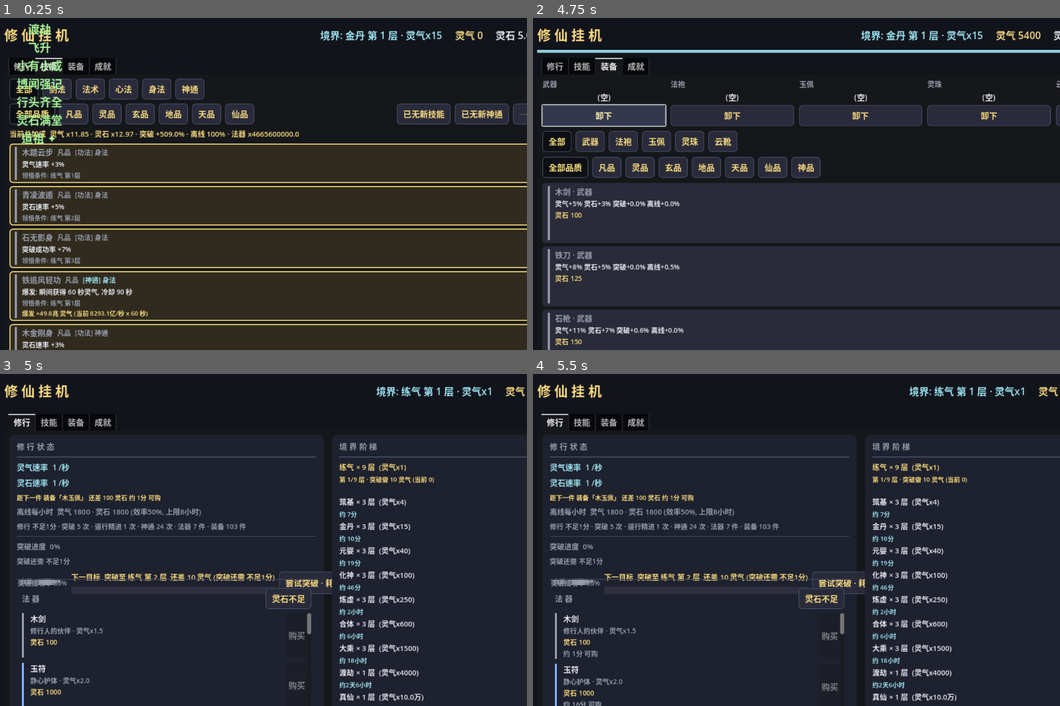
Above: before the commit, frames 1-4 (two rows, left to right).
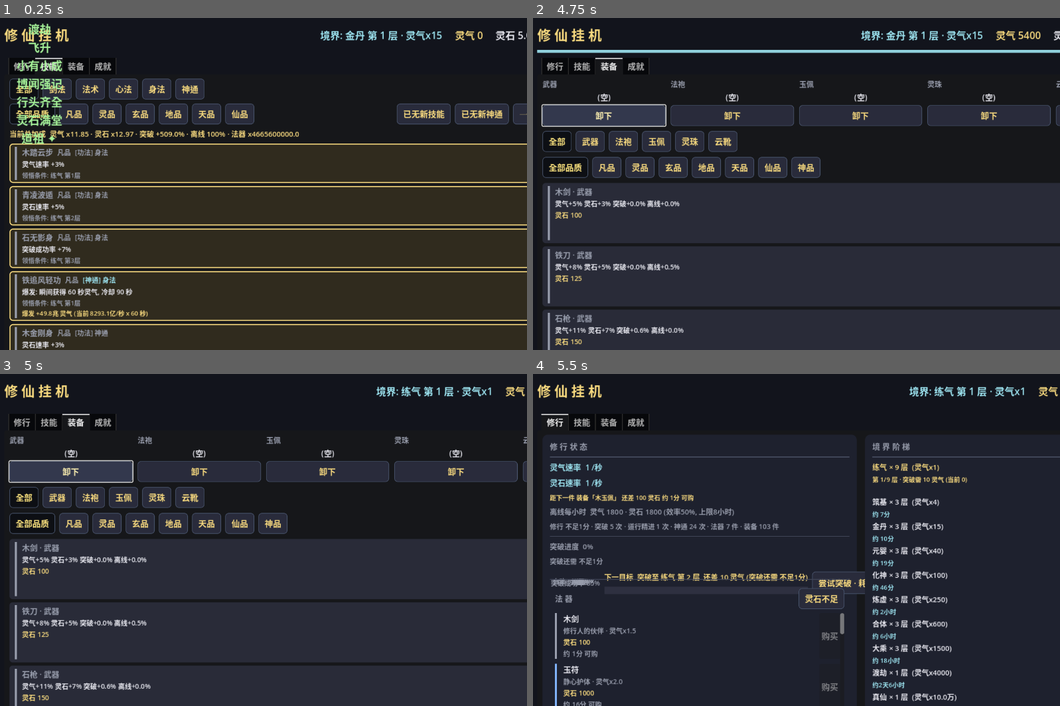
Above: after the commit, the same moments.

Repository: playerss/xiuxian-idle-godot
Game: Godot game, scene res://scenes/ui_test.tscn
Two runs of this game, one before a commit and one after it. Both use one fixed random seed, a clock stepped at 60 frames per second and the inputs below. This scene is started directly instead of the project's main scene.
Inputs (mouse positions are in pixels of both pictures, inside the frame that each line leads up to):
- Up to frame 1 (0.25 s): no input
- Up to frame 2 (4.75 s): click (859, 51) at 0.5 s; click "尝试突破 · 耗 90 灵气 (成功率99%)" at 1.25 s; click "尝试突破 · 耗 10 灵气 (成功率85%)" at 2 s; click "自动突破: 开" at 2.75 s; click "自动购置: 关" at 3.5 s; click "卸下" at 4.25 s
- Up to frame 3 (5 s): no input
- Up to frame 4 (5.5 s): click (986, 583) at 5 s, where only the run before the commit has a clickable "自动突破: 关"

Frames 1-2 are identical in both runs. In frame 3, 13% of the frame differs, in the area x 1-100%, y 12-100%; in frame 4, nothing differs.

Commit message:
feat(打磨-83): 顶栏 挂机时长 悬停 离线收益 预估 tooltip — 顶栏 ⏳ 挂机时长 标签 tooltip 此前 只有 静态 口径 说明 (在线 累计 不含 离线), 挂机 扫视 顶栏 看到 时长 却 不知 离线 一段 能 攒 多少 (修行页 离线每小时 行 需 切 修行页 才见, 打磨-13 只 给 每小时 一档); 标签 tooltip 由 静态 口径 说明 升级 为 动态 离线 收益 预估: 离线 1h/4h/8h(上限) 三档 主资源+灵石 数值 一览 (复用 offline_gain/offline_rate 口径: 基础 50%+功法/装备 加成, 上限 8 小时, 飞升后 主资源=道行), 随 速率/功法装备/飞升 变化 才 刷 (挂机 恒定 无 每帧 重建), 纯 展示 无 存档/统计 副作用; GameData.offline_preview_tip() 只读 接口 (复用 offline_gain/offline_rate/fmt, 只读 不 改 状态/存档/统计), main.gd _play_label tooltip 构建 静态 说明 → _refresh 内 offline_preview_tip 变化 才 刷 (_play_tip 缓存, 同 打磨-77 文本 节流 路径); selftest +15 项=1002, ui_test +15 项=1788 (顺带 打磨-77 既有 静态 tooltip 断言 改 动态 段); stress 613 + 主场景冒烟 0 报错回归全过; PROJECT_PLAN 勾选 打磨-83 新增 打磨-84 候选, README 补 1002/1788 项+玩法说明

Diff:
--- a/scripts/game_data.gd
+++ b/scripts/game_data.gd
@@ -324,6 +324,24 @@
 	if r <= 0.0:
 		return ""
 	return "+%s/秒" % fmt(r)
+
+# 打磨-83: 顶栏 挂机时长 悬停 离线收益 预估 tooltip (只读, 复用 offline_gain/offline_rate 口径;
+# 玩家 悬停 顶栏 ⏳ 挂机时长 即知 离线 X 小时 可攒 多少 主资源/灵石, 不 切 修行页;
+# 口径: 基础 效率 50% + 功法/装备 加成, 上限 8 小时, 飞升后 主资源=道行; 纯 文本 无 副作用)
+func offline_preview_tip() -> String:
+	var r: float = offline_rate()
+	var res_name: String = "道行" if ascended else "灵气"
+	var h1 := offline_gain(3600.0)
+	var h4 := offline_gain(4.0 * 3600.0)
+	var h8 := offline_gain(8.0 * 3600.0)
+	return ("离线收益 预估 (%s, 基础 %0.0f%% + 功法/装备 加成, 上限 8 小时):\n"
+		+ "· 离线 1 小时 ≈ %s · 灵石 %s\n"
+		+ "· 离线 4 小时 ≈ %s · 灵石 %s\n"
+		+ "· 离线 8 小时 (上限) ≈ %s · 灵石 %s") % [
+		res_name, r * 100.0,
+		fmt(float(h1["qi"])), fmt(float(h1["stone"])),
+		fmt(float(h4["qi"])), fmt(float(h4["stone"])),
+		fmt(float(h8["qi"])), fmt(float(h8["stone"]))]
 
 # 统计时长格式 (日/小时/分)
 func fmt_stats_time(sec: float) -> String:
--- a/scripts/main.gd
+++ b/scripts/main.gd
@@ -34,6 +34,7 @@
 var _stats_text := ""          # 统计文本缓存 (变化时才刷)
 var _play_label: Label         # 打磨-77: 顶栏 挂机时长 常显 ("⏳ X小时Y分", 随 play_sec 分钟档 变化 才刷)
 var _play_text := ""           # 打磨-77: 挂机时长 文本缓存 (变化才刷, 空串=隐藏)
+var _play_tip := ""            # 打磨-83: 挂机时长 悬停 离线收益 预估 tooltip 缓存 (变化才刷)
 var _rate_label: Label         # 打磨-78: 顶栏 主资源速率 常显 ("+X/秒", 未飞升=灵气 飞升后=道行, 文本变化 才刷)
 var _rate_text := ""           # 打磨-78: 主资源速率 文本缓存 (变化才刷, 空串=隐藏)
 var _sr_label: Label           # 打磨-79: 顶栏 灵石速率 常显 ("+X/秒", 与 修行页 灵石速率 行 同口径, 文本变化 才刷)
@@ -255,7 +256,7 @@
 	# 0 时长 隐藏 避免 空文本 占位; 与 修行页 修行统计 时长 同 口径 stats.play_sec)
 	_play_label = _label("", 13, DIM)
 	_play_label.visible = false
-	_play_label.tooltip_text = "本次 存档 累计 挂机 时长 (在线 累计, 不含 离线; 存档 持久化, 断点续挂 累加不重置)。与 修行页 修行统计 的 时长 同 口径。"
+	_play_label.tooltip_text = "本次 存档 累计 挂机 时长 (在线 累计, 不含 离线; 存档 持久化, 断点续挂 累加不重置)。与 修行页 修行统计 的 时长 同 口径。\n悬停 查看 离线 收益 预估 (随 速率/功法/装备/飞升 动态 刷新)"
 	top.add_child(_play_label)
 	# 打磨-78: 顶栏 主资源速率 常显 (灰色小字 "+X/秒", 主资源行 后: 未飞升=灵气/秒, 飞升后=道行/秒,
 	# 与 修行页 灵气速率 同 口径; 速率<=0 隐藏 避免 空文本 占位; 文本 变化 才刷 节流, 纯展示 无 副作用)
@@ -1464,6 +1465,11 @@
 		_play_text = pt_t
 		_play_label.text = pt_t
 		_play_label.visible = pt_t != ""
+	# 打磨-83: 挂机时长 悬停 离线收益 预估 tooltip (随 速率/功法装备/飞升 变化 才刷; 只读 无 副作用)
+	var pt_tip: String = g.offline_preview_tip()
+	if pt_tip != _play_tip:
+		_play_tip = pt_tip
+		_play_label.tooltip_text = pt_tip
 	# 打磨-78: 顶栏 主资源速率 常显 (未飞升=灵气/秒 飞升后=道行/秒, 文本 变化 才刷; 速率<=0 隐藏)
 	var rt_t: String = g.primary_rate_text()
 	if rt_t != _rate_text:
--- a/scripts/selftest.gd
+++ b/scripts/selftest.gd
@@ -3548,6 +3548,72 @@
 	check(g.next_goal_ratio() == g.next_goal_ratio(), "打磨-81 只读 连读 恒定")
 	check(g.stats == snap81 and g.essence == ess81 and g.stones == st81_s,
 		"打磨-81 只读 接口 无 资源/统计 副作用")
+	# ---------- 打磨-83: 顶栏 挂机时长 悬停 离线收益 预估 tooltip (只读 offline_preview_tip,
+	# 复用 offline_gain/offline_rate 口径; 随 速率/功法装备/飞升 动态; 纯 文本 无 副作用) ----------
+	var tip83_base: String = g.offline_preview_tip()
+	check(tip83_base.find("离线收益 预估") >= 0 and tip83_base.find("灵气") >= 0,
+		"打磨-83 基准 tooltip 含 离线收益 预估 + 主资源 灵气 (实际 %s)" % tip83_base.left(30))
+	check(tip83_base.find("离线 1 小时") >= 0 and tip83_base.find("离线 4 小时") >= 0
+			and tip83_base.find("离线 8 小时") >= 0 and tip83_base.find("上限") >= 0,
+		"打磨-83 三档 1h/4h/8h + 上限 齐全")
+	# 1h 数值 恒等: 与 offline_gain(3600) 一致 (未飞升 基准)
+	var h1b: Dictionary = g.offline_gain(3600.0)
+	check(tip83_base.find(g.fmt(float(h1b["qi"]))) >= 0
+			and tip83_base.find(g.fmt(float(h1b["stone"]))) >= 0,
+		"打磨-83 1h 数值=offline_gain(3600) 动态 恒等")
+	# 境界提升 速率 变化 → tooltip 数值 同步 (动态 恒等)
+	var realm83: int = g.realm_idx
+	g.realm_idx = 2
+	var tip83_r2: String = g.offline_preview_tip()
+	check(tip83_r2 != tip83_base, "打磨-83 境界2 tooltip 数值 变化 (动态)")
+	g.realm_idx = realm83
+	check(g.offline_preview_tip() == tip83_base, "打磨-83 恢复 境界 后 tooltip 复原")
+	# 学 offline_rate 功法 → 效率% 上升 (动态 恒等; 境界临时拉到 3 使 realm<=2 的
+	# offline_rate 被动 可学, 学后恢复 境界+清除 技能)
+	var skill83 := ""
+	for sid in g.skill_ids:
+		var sk: Dictionary = g.skill_by_id[sid]
+		if str(sk.get("type", "")) == "passive" and str(sk.get("effect", "")) == "offline_rate":
+			skill83 = sid
+			break
+	check(skill83 != "", "打磨-83 存在 offline_rate 被动 (实际 %s)" % skill83)
+	if skill83 != "":
+		g.learned.erase(skill83)  # 确保 基准 未含 本技能 (防 上轮 残留)
+		var rate83_before: float = g.offline_rate()
+		var realm83b: int = g.realm_idx
+		g.realm_idx = 3  # 拉高境界 使 offline_rate 被动 可学
+		g.learn_skill(skill83)
+		check(g.learned.has(skill83), "打磨-83 境界足够时 offline_rate 功法 学习 成功")
+		var tip83_rate: String = g.offline_preview_tip()
+		check(g.offline_rate() > rate83_before, "打磨-83 学 offline_rate 后 效率 上升 (实际 %s > %s)" % [str(g.offline_rate()), str(rate83_before)])
+		# tooltip 含 新 效率% (基础 X%) 且 数值 段 随之 变化
+		check(tip83_rate.find("基础 %d%%" % int(g.offline_rate() * 100.0)) >= 0,
+			"打磨-83 tooltip 含 新 效率%% (实际 %s)" % tip83_rate.left(40))
+		check(tip83_rate != tip83_base, "打磨-83 学功法 后 tooltip 与 基准 不同 (动态)")
+		g.learned.erase(skill83)
+		g.realm_idx = realm83b
+		check(g.offline_preview_tip() == tip83_base, "打磨-83 清除 功法+恢复 境界 后 tooltip 复原")
+	# 飞升 后 主资源 口径 = 道行
+	var asc83: bool = g.ascended
+	var dao83: float = g.dao
+	var daoLv83: int = g.dao_level
+	g.ascended = true
+	g.dao_level = 0
+	var tip83_asc: String = g.offline_preview_tip()
+	check(tip83_asc.find("道行") >= 0 and tip83_asc.find("灵气") < 0,
+		"打磨-83 飞升 后 tooltip 主资源=道行 (实际 %s)" % tip83_asc.left(30))
+	g.ascended = asc83
+	g.dao = dao83
+	g.dao_level = daoLv83
+	check(g.offline_preview_tip() == tip83_base, "打磨-83 恢复 飞升 态 后 tooltip 复原")
+	# 只读: 连读 恒定 + 接口 本身 不改 资源/统计/境界 (快照 对比)
+	var snap83: Dictionary = g.stats.duplicate(true)
+	var st83_s: float = g.stones
+	var es83_e: float = g.essence
+	var rl83: int = g.realm_idx
+	check(g.offline_preview_tip() == g.offline_preview_tip(), "打磨-83 只读 连读 恒定")
+	check(g.stats == snap83 and g.stones == st83_s and g.essence == es83_e and g.realm_idx == rl83,
+		"打磨-83 只读 接口 无 资源/统计/境界 副作用")
 	# ---------- 汇报 ----------
 	print("")
 	if _fail.is_empty():
--- a/scripts/ui_test.gd
+++ b/scripts/ui_test.gd
@@ -133,6 +133,7 @@
 	await _assert_onekey_badge()
 	await _assert_onekey_tip_detail()
 	await _assert_play_time_badge()
+	await _assert_play_time_tip()
 	_assert_primary_rate_badge()
 	_assert_stone_rate_badge()
 	await _assert_goalbar()
@@ -3050,8 +3051,9 @@
 			"打磨-77 标签 挂在 顶栏 (与 自动 徽标 同父; 实际 %s)" % str(pl.get_parent()))
 	check(pl.get_theme_color("font_color") == Color(0.6, 0.62, 0.68),
 			"打磨-77 标签 字色 灰色 (实际 %s)" % str(pl.get_theme_color("font_color")))
-	check(pl.tooltip_text.find("累计 挂机 时长") >= 0 and pl.tooltip_text.find("不含 离线") >= 0,
-			"打磨-77 标签 tooltip 含 口径 说明 (实际 %s)" % pl.tooltip_text.left(24))
+	# 打磨-83: tooltip 首帧 被 _refresh 替换为 离线收益 预估 (含 口径 说明 的 静态 文案 已 让位 动态 段)
+	check(pl.tooltip_text.find("离线收益 预估") >= 0,
+			"打磨-77 标签 tooltip 为 离线收益 预估 (打磨-83 动态 段; 实际 %s)" % pl.tooltip_text.left(24))
 	# 初始: play_sec=0 (前序 收尾 干净 基准) → 隐藏 + 文本空
 	check(pl.visible == false and str(pl.text) == "",
 			"打磨-77 初始 0 时长 隐藏 文本空 (实际 visible=%s text=%s)" % [str(pl.visible), str(pl.text)])
@@ -3086,7 +3088,88 @@
 	# 收尾: 干净 基准 (play_sec 0 隐藏)
 	check(float(g.stats.get("play_sec", 0.0)) == 0.0,
 		"打磨-77 收尾 play_sec 恢复 0 (实际 %s)" % str(g.stats.get("play_sec")))
+	# 收尾: 干净 基准 (play_sec 0 隐藏)
+	check(float(g.stats.get("play_sec", 0.0)) == 0.0,
+			"打磨-77 收尾 play_sec 恢复 0 (实际 %s)" % str(g.stats.get("play_sec")))
 	check(pl.visible == false, "打磨-77 收尾 0 时长 隐藏 稳定")
+	await get_tree().process_frame
+
+
+# 打磨-83: 顶栏 挂机时长 悬停 离线收益 预估 tooltip — 挂机时长 标签 tooltip 由 静态 口径 说明 升级为
+# 动态 离线 收益 预估 (复用 GameData.offline_preview_tip: 1h/4h/8h 三档 主资源/灵石 + 效率% + 上限 8h,
+# 随 速率/功法装备/飞升 变化 才刷; 纯 展示 无 副作用);
+# 断言 (手动驱动 确定性): tooltip 初始 含 口径 说明 + 离线收益 预估 段 + 三档/上限/效率%/主资源 灵气/
+# 同态 节流 无 资源/统计 副作用/境界 变化 tooltip 同步 动态 恒等/学 offline_rate 功法 效率% 变化/
+# 飞升 后 主资源=道行/恢复 复原/收尾 复原
+func _assert_play_time_tip() -> void:
+	var g := GameData
+	var pl: Label = ui._play_label
+	# tooltip 初始 (前序 收尾 干净 基准 未飞升): _refresh 已 替换 为 离线收益 预估 段
+	check(pl.tooltip_text.find("离线收益 预估") >= 0 and pl.tooltip_text.find("离线 1 小时") >= 0
+			and pl.tooltip_text.find("离线 4 小时") >= 0 and pl.tooltip_text.find("离线 8 小时") >= 0,
+			"打磨-83 tooltip 含 离线收益 预估 三档 1h/4h/8h")
+	check(pl.tooltip_text.find("上限") >= 0 and pl.tooltip_text.find("基础") >= 0,
+			"打磨-83 tooltip 含 上限 8 小时 + 基础 效率%%")
+	check(pl.tooltip_text.find("灵气") >= 0 and pl.tooltip_text.find("道行") < 0,
+			"打磨-83 未飞升 主资源 口径=灵气 (实际 %s)" % pl.tooltip_text.left(30))
+	# 同态 节流: 刷新 无 资源/统计/境界 副作用 (tooltip 稳定)
+	var snap_t: Dictionary = g.stats.duplicate(true)
+	var ess_t: float = g.essence
+	var st_t: float = g.stones
+	var realm_t: int = g.realm_idx
+	var tip_base: String = str(pl.tooltip_text)
+	ui._refresh()
+	check(str(pl.tooltip_text) == tip_base and g.stats == snap_t
+			and g.essence == ess_t and g.stones == st_t and g.realm_idx == realm_t,
+			"打磨-83 同态 节流 tooltip 稳定 无 资源/统计 副作用")
+	# 境界 变化 → tooltip 数值 同步 (动态 恒等, 恢复原 境界)
+	var realm_save: int = g.realm_idx
+	g.realm_idx = 2
+	ui._refresh()
+	check(str(pl.tooltip_text) != tip_base, "打磨-83 境界2 tooltip 数值 变化 (动态)")
+	g.realm_idx = realm_save
+	ui._refresh()
+	check(str(pl.tooltip_text) == tip_base, "打磨-83 恢复 境界 后 tooltip 复原 (实际 %s)" % pl.tooltip_text.left(30))
+	# 学 offline_rate 功法 → 效率% 上升 → tooltip 变化 (境界临时拉到 3 使 可学, 学后 恢复+清除)
+	var off_skill := ""
+	for sid in g.skill_ids:
+		var sk: Dictionary = g.skill_by_id[sid]
+		if str(sk.get("type", "")) == "passive" and str(sk.get("effect", "")) == "offline_rate":
+			off_skill = sid
+			break
+	check(off_skill != "", "打磨-83 存在 offline_rate 被动 (实际 %s)" % off_skill)
+	if off_skill != "":
+		g.learned.erase(off_skill)
+		var rate_before: float = g.offline_rate()
+		var realm_b: int = g.realm_idx
+		g.realm_idx = 3
+		g.learn_skill(off_skill)
+		check(g.learned.has(off_skill) and g.offline_rate() > rate_before,
+				"打磨-83 学 offline_rate 后 效率 上升 (实际 %s > %s)" % [str(g.offline_rate()), str(rate_before)])
+		ui._refresh()
+		var tip_rate: String = str(pl.tooltip_text)
+		check(tip_rate.find("基础 %d%%" % int(g.offline_rate() * 100.0)) >= 0,
+				"打磨-83 tooltip 含 新 效率%% (实际 %s)" % tip_rate.left(40))
+		check(tip_rate != tip_base, "打磨-83 学功法 后 tooltip 变化")
+		g.learned.erase(off_skill)
+		g.realm_idx = realm_b
+		ui._refresh()
+		check(str(pl.tooltip_text) == tip_base, "打磨-83 清除 功法+恢复 境界 后 tooltip 复原")
+	# 飞升 后 主资源 口径 = 道行 (恢复 原 飞升 态)
+	var asc_save: bool = g.ascended
+	var daoLv_save: int = g.dao_level
+	g.ascended = true
+	g.dao_level = 1
+	ui._refresh()
+	var tip_asc: String = str(pl.tooltip_text)
+	check(tip_asc.find("道行") >= 0 and tip_asc.find("灵气") < 0,
+			"打磨-83 飞升 后 tooltip 主资源=道行 (实际 %s)" % tip_asc.left(30))
+	g.ascended = asc_save
+	g.dao_level = daoLv_save
+	ui._refresh()
+	check(str(pl.tooltip_text) == tip_base, "打磨-83 恢复 飞升 态 后 tooltip 复原")
+	# 收尾: 干净 基准
+	check(g.ascended == false and g.realm_idx == realm_t, "打磨-83 收尾 状态 复原")
 	await get_tree().process_frame
 
 
Not shown, changed: PROJECT_PLAN.md
Not shown, changed: README.md
